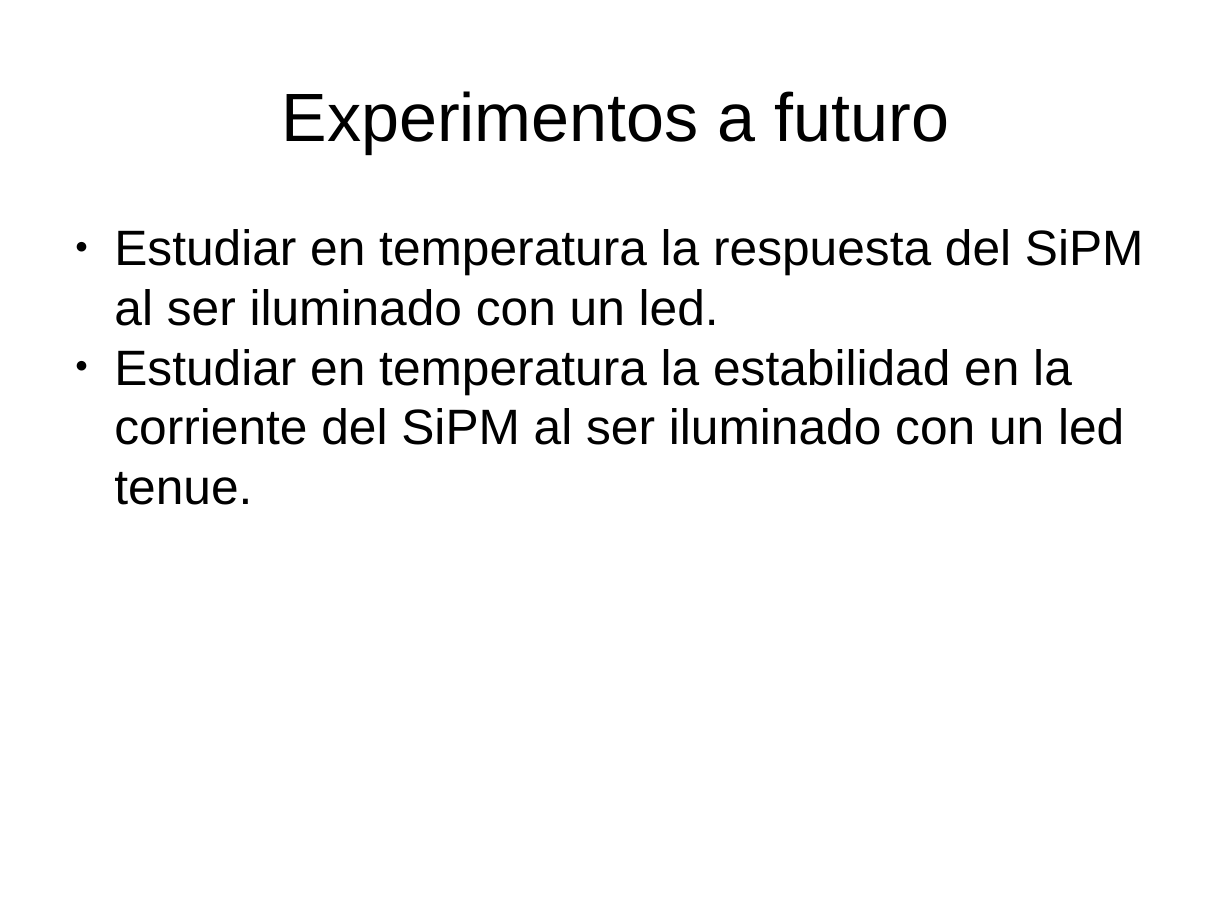
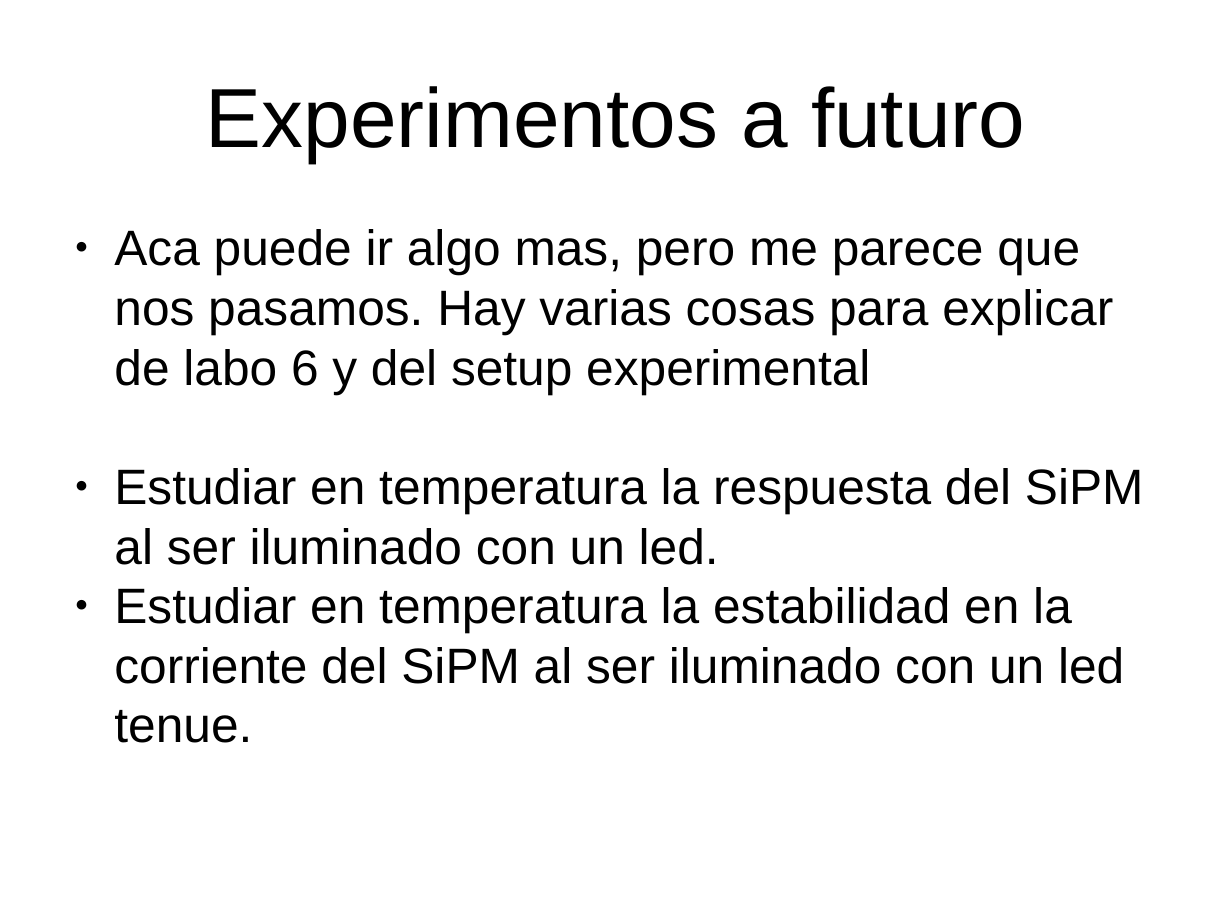
Before and after one commit to labosat/Labo-7, a slide deck: slide 11 of Charla Avance Labo7.odp (slide 10 before the commit). Drawn at 1232x924 pixels with LibreOffice and Linux fonts; fonts in the diff are those of the drawing. Boxes give left, top, right and bottom in pixels: in the first picture for what was removed or moved away, otherwise in the second. Text is boxed around its words. In the diff, an @@ line names an element or a change of style, - is before the commit and + after.

Commit message:
Agregue cosas a la charla y puse mas imagenes en el repositorio

```diff
--- a/Charla Avance Labo7.odp
+++ b/Charla Avance Labo7.odp
@@ text "Experimentos a futuro" at [206,86,1025,163]: size 44 to 54 pt @@
@@ text at [114,229,1113,394]: paragraph added @@
+● Aca puede ir algo mas, pero me parece que nos pasamos. Hay varias cosas para explicar de labo 6 y del setup experimental
```
Also in this commit, not shown: 7 other slides changed, 3 slides added, 2 slides removed, 5 other files.
